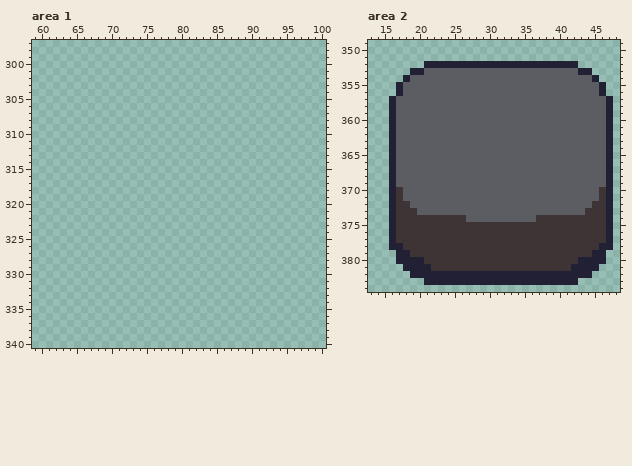
Pixel-art file -- app/src/main/assets/sidebar/blueprints.aseprite. The first picture shows the starting point.
535x416 pixels, 1 frame. Colours within 5 levels of each other are drawn and written as one. Shown: area 1: x 59..100, y 297..340; area 2: x 13..48, y 349..384. The commit also changed other parts of the picture, which this record leaves out.
Now the later version:
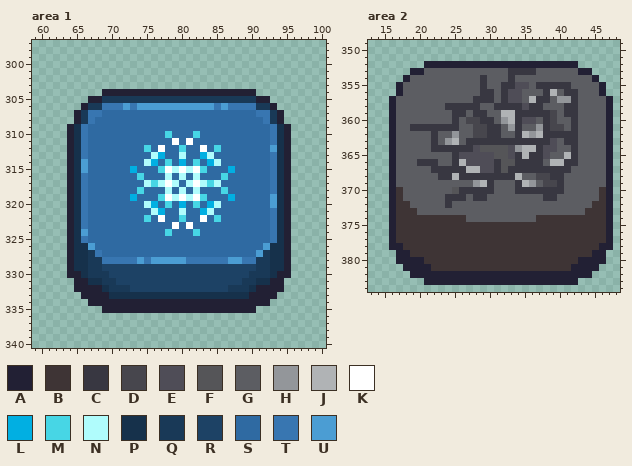
Palette (. is transparent): A #222034  B #3e3435  C #383741  D #47464d  E #4f4d57  F #555558  G #5c5d62  H #93969a  J #b0b3b5  K #ffffff  L #01afe2  M #47d6e5  N #b0fcfc  P #16314b  Q #193957  R #1d4265  S #2f6aa2  T #3876b1  U #4b9dd3
Change:
Changed rows in their new state; - is an unchanged pixel.
Area 1, layer "snow/snow":
first column x 64:
304 -----AAAAAAAAAAAAAAAAAAAAAA-----
305 ---AAQQQQQQQQQQQQQQQQQQQQQQAA---
306 --AQQTTTUTUUUUUUUUUUUTUTTTTQQA--
307 -AQTTSSSSSSSSSSSSSSSSSSSSSSTTQA-
308 -AQTSSSSSSSSSSSSSSSSSSSSSSSSTQA-
309 APTSSSSSSSSSSSSSSSSSSSSSSSSSSTPA
310 APTSSSSSSSSSSSMSSSMSSSSSSSSSSTPA
311 APTSSSSSSSSSSSSKSKSSSSSSSSSSSTPA
312 APTSSSSSSSSMSKSSMSSKSMSSSSSSSUPA
313 APTSSSSSSSSSNLSSNSSLNSSSSSSSSTPA
314 APUSSSSSSSSNLSMSLSMSLNSSSSSSSTPA
315 APUSSSSSSLSSSMKNKNKMSSSLSSSSSTPA
316 APTSSSSSSSMSSSNSNSNSSSMSSSSSSTPA
317 APTSSSSSSSSNMNKNSNKNMNSSSSSSSTPA
318 APTSSSSSSSMSSSNSNSNSSSMSSSSSSTPA
319 APTSSSSSSLSSSMKNKNKMSSSLSSSSSUPA
320 APTSSSSSSSSNLSMSLSMSLNSSSSSSSUPA
321 APTSSSSSSSSSNLSSNSSLNSSSSSSSSTPA
322 APTSSSSSSSSMSKSSMSSKSMSSSSSSSTPA
323 APTSSSSSSSSSSSSKSKSSSSSSSSSSSTPA
324 APUSSSSSSSSSSSMSSSMSSSSSSSSSSTPA
325 APTSSSSSSSSSSSSSSSSSSSSSSSSSSTPA
326 APPUSSSSSSSSSSSSSSSSSSSSSSSSUPPA
327 APPQTSSSSSSSSSSSSSSSSSSSSSSUQPPA
328 APPQQTTTTTUTUUUUUTTTTTTUUTTQQPPA
329 APPQQRRRRRRRRRRRRRRRRRRRRRRQQPPA
330 AAPQQQRRRRRRRRRRRRRRRRRRRRQQQPAA
331 -AAPPQQRRRRRRRRRRRRRRRRRRQQPPAA-
332 -AAAAPQQQRRRRRRRRRRRRRRQQQPAAAA-
333 --AAAAPPPPPPPPPPPPPPPPPPPPAAAA--
334 ---AAAAAAAAAAAAAAAAAAAAAAAAAA---
335 -----AAAAAAAAAAAAAAAAAAAAAA-----
Area 2, layer "gravel/gravel":
first column x 19:
353 --------------CCCC------
354 ----------C---C---------
355 ----------C--CCEE-CCCCC-
356 ----------CC-CEE---CJ-CC
357 ---------CCC-CEE-JCC-HHC
358 -----CCCCC--CCCCECC---CC
359 ------CC-CC--JJCCCCCD-CC
360 ------C-DDCC-HJCEE-CD--C
361 CCCCCCC--DDCC-HC--HCDD-C
362 ---C--H--DDCC--CJHJCCCCC
363 ---C-HJ-CCCCCCCCCCCCE-CC
364 ---CCCCCCEFFFFEHJJCEE--C
365 ------CEEEEEFFECJCCE--JC
366 -CCC--CJEEEECFFCCCC-JJCC
367 ---CCCCCJJEECFCCCCCCCCC-
368 ----CCJCCCCCCCCJ--DDCC--
369 ---------HJC---CJH-DDC--
370 ------FCCCCC---CCCCCCC--
371 -----CCC-CC--------CC---
372 -----C------------------
